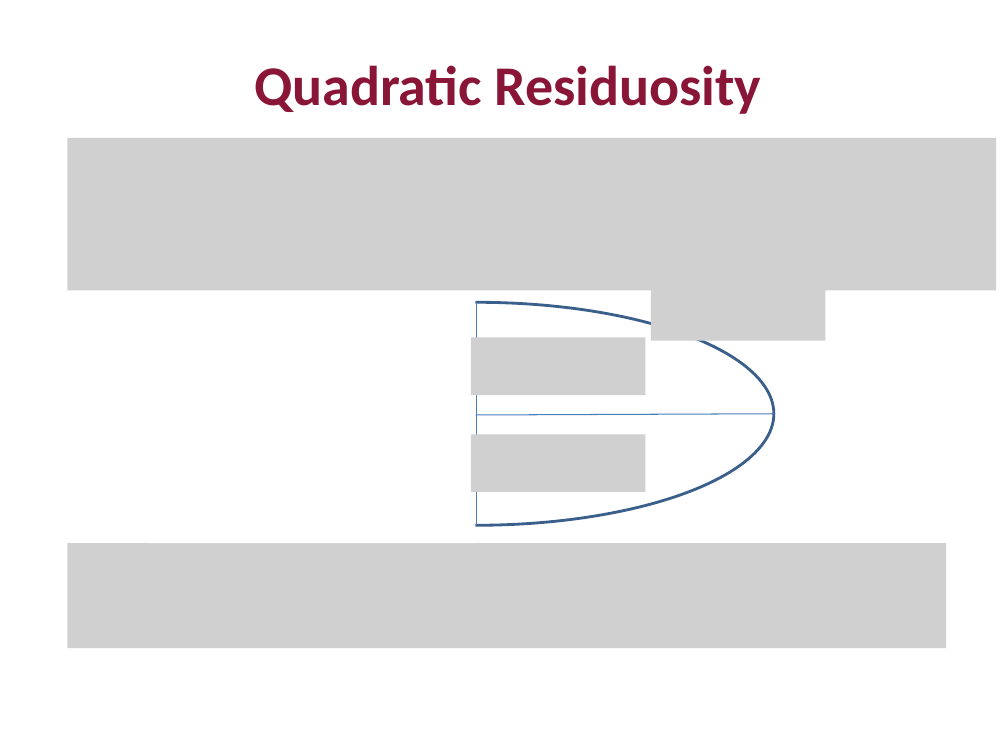
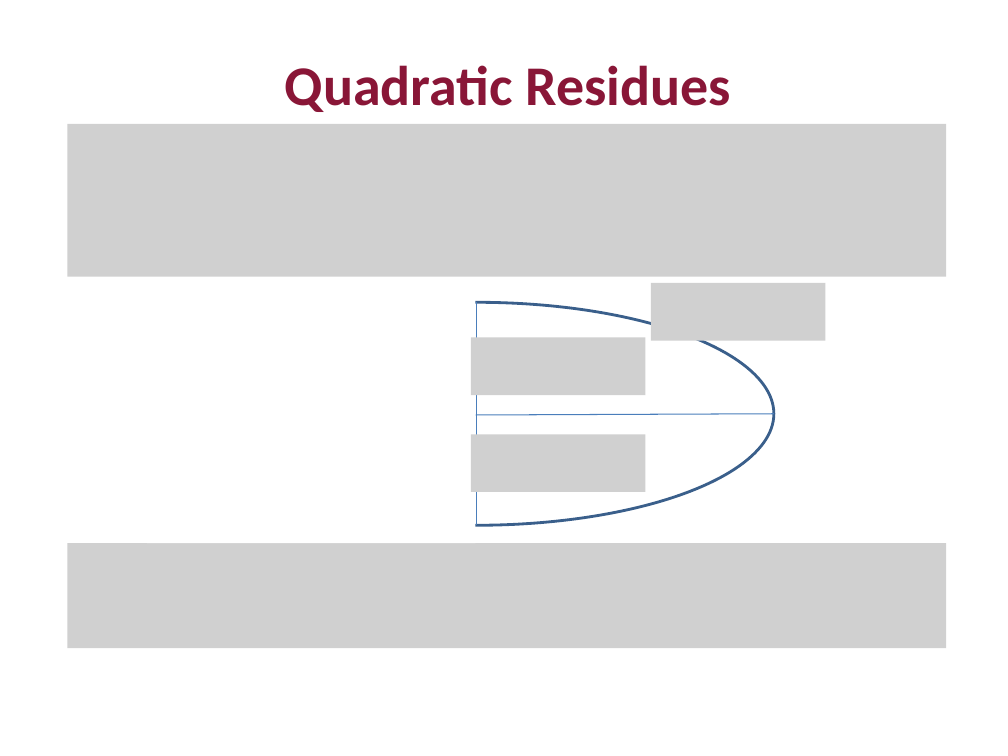
Before and after one commit to mit6875/mit6875.github.io, a slide deck: slide 16 of FA23SLIDES/lec16.pptx (slide 15 before the commit). Drawn at 1008x756 pixels with LibreOffice and Linux fonts; fonts in the diff are those of the drawing; grey boxes stand for pictures. Boxes give left, top, right and bottom in pixels: in the first picture for what was removed or moved away, otherwise in the second. Text is boxed around its words. In the diff, an @@ line names an element or a change of style, - is before the commit and + after.

```diff
--- a/FA23SLIDES/lec16.pptx
+++ b/FA23SLIDES/lec16.pptx
@@ text at bbox=[285, 65, 730, 112]: text changed @@
-Quadratic Residuosity
+Quadratic Residues
@@ picture: place and size @@
-picture at bbox=[68, 138, 996, 290]
+picture at bbox=[68, 124, 947, 276]
```
Also in this commit, not shown: 7 other slides changed, 5 slides added, 22 slides removed, 3 other files.
